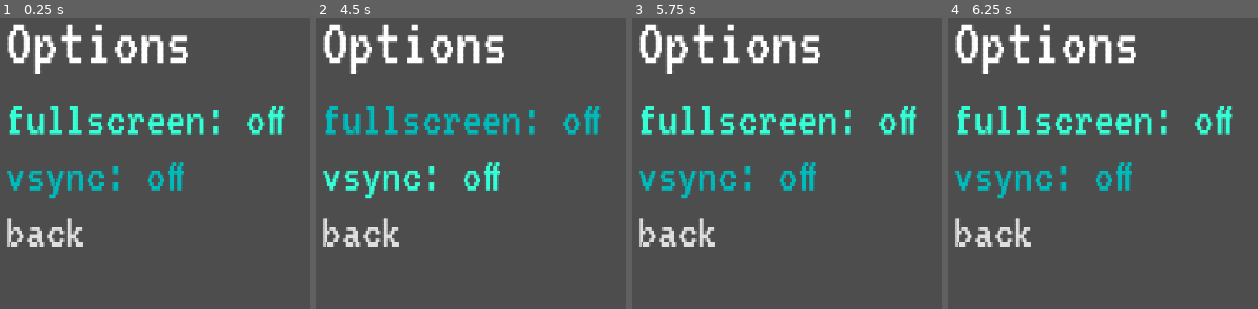
Above: before the commit, frames 1-4 (left to right).
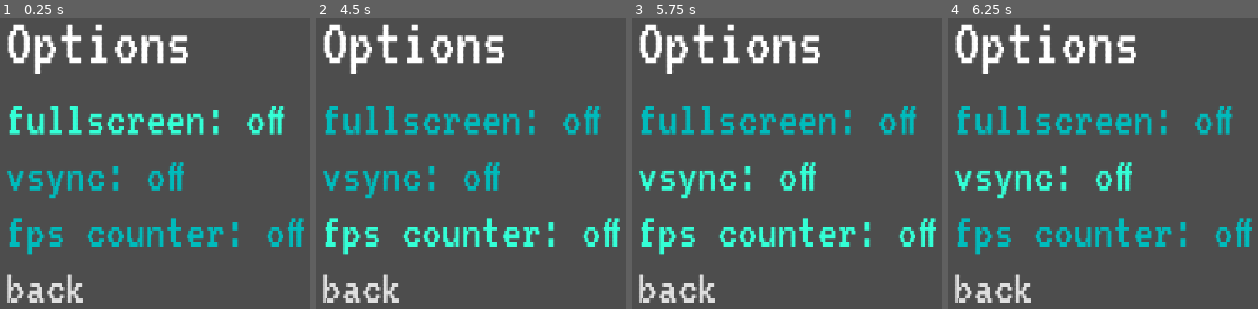
Above: after the commit, the same moments.

Repository: itstntcraft123/small-guy-big-guy
Game: Godot game, scene res://scenes/options_menu.tscn
The game is run twice, just before and just after one commit, with the same random seed, the same clock (stepped at 60 frames per second) and the same inputs. This scene is started directly instead of the project's main scene.
Inputs (mouse positions are in pixels of both pictures, inside the frame that each line leads up to):
- Up to frame 1 (0.25 s): no input
- Up to frame 2 (4.5 s): click "vsync: off" at 0.5 s; click "vsync: on" (after the commit: "vsync: off") at 1.25 s; click (495, 230) at 2 s, where only the run after the commit has a clickable "fps counter: off"; click (495, 230) at 2.75 s, where only the run after the commit has a clickable "fps counter: on"; click "back" at 3.5 s; move the mouse to (outside the picture) at 4.27 s; hold D (small_right) from 4.28 s (still down); tap Alt at 4.35 s; click (outside the picture) at 4.42 s
- Up to frame 3 (5.75 s): keep holding D (small_right); tap W (small_jump) at 4.52, 5.27 s; move the mouse to (836, 221) at 5.02 s; tap Shift at 5.1 s
- Up to frame 4 (6.25 s): move the mouse to (outside the picture) at 5.77 s; release D (small_right) at 5.78 s; hold A (small_left) from 5.78 s (still down); tap Alt at 5.85 s

The runs differ from the first frame. In frame 1, 4.7% of the frame differs, in the area x 2-99%, y 68-98%; in frame 2, 6.5%; in frame 3, 9.5%, in the area x 2-99%, y 30-98%; in frame 4, 9.3%.
Error before the commit: Invalid call. Nonexistent function 'unhide' in base 'Window'. (res://scripts/options_menu.gd:29)
Error after the commit: Invalid call. Nonexistent function 'unhide' in base 'Window'. (res://scripts/options_menu.gd:36)

Commit message:
fix broken vsync btn state; add fps counter fps counter can be enabled in options

Diff:
--- a/scenes/game.tscn
+++ b/scenes/game.tscn
@@ -6,6 +6,7 @@
 [ext_resource type="TileSet" uid="uid://d1cv7dwf6x5r5" path="res://sprites/autotile/tileplaceholder13tile-autotile.tres" id="5_iywne"]
 [ext_resource type="Script" uid="uid://c34kn6cj0d2w1" path="res://scripts/camera.gd" id="5_p57ef"]
 [ext_resource type="PackedScene" uid="uid://cd3arwj17sxly" path="res://scenes/spike.tscn" id="6_p57ef"]
+[ext_resource type="Theme" uid="uid://doesdkf2iqydn" path="res://theme.tres" id="7_u5sy4"]
 
 [node name="Game" type="Node2D" unique_id=2126916218]
 script = ExtResource("1_yqjtg")
@@ -22,8 +23,6 @@
 jump_velocity = -300.0
 size_scale = 2.0
 weight = 2.0
-
-[node name="CanvasLayer" type="CanvasLayer" parent="." unique_id=371086613]
 
 [node name="TileMapLayer" type="TileMapLayer" parent="." unique_id=752737559]
 texture_filter = 1
@@ -43,3 +42,23 @@
 
 [node name="Spike3" parent="." unique_id=1348853029 instance=ExtResource("6_p57ef")]
 position = Vector2(1296, 528)
+
+[node name="CanvasLayer" type="CanvasLayer" parent="." unique_id=371086613]
+
+[node name="Theme" type="Control" parent="CanvasLayer" unique_id=1341032163]
+layout_mode = 3
+anchors_preset = 15
+anchor_right = 1.0
+anchor_bottom = 1.0
+grow_horizontal = 2
+grow_vertical = 2
+theme = ExtResource("7_u5sy4")
+
+[node name="FPS" type="Label" parent="CanvasLayer/Theme" unique_id=642936865]
+visible = false
+layout_mode = 0
+offset_top = -5.0
+offset_right = 89.0
+offset_bottom = 28.0
+theme_override_font_sizes/font_size = 32
+text = "FPS: 60"
--- a/scenes/options_menu.tscn
+++ b/scenes/options_menu.tscn
@@ -40,6 +40,14 @@
 text = "vsync: off"
 alignment = 0
 
+[node name="FPSCounter" type="Button" parent="VBoxContainer/SelectMenu" unique_id=1568388223]
+custom_maximum_size = Vector2(500, -1)
+layout_mode = 2
+theme_type_variation = &"ToggleButton"
+toggle_mode = true
+text = "fps counter: off"
+alignment = 0
+
 [node name="Back" type="Button" parent="VBoxContainer/SelectMenu" unique_id=56632280]
 custom_maximum_size = Vector2(250, -1)
 layout_mode = 2
--- a/scripts/game.gd
+++ b/scripts/game.gd
@@ -15,4 +15,8 @@
 	pass
 
 func _process(_delta: float) -> void:
-	pass
+	if Settings.fps_on:
+		$CanvasLayer/Theme/FPS.show()
+		$CanvasLayer/Theme/FPS.text = "fps: " + str(Engine.get_frames_per_second())
+	else:
+		$CanvasLayer/Theme/FPS.hide()
--- a/scripts/options_menu.gd
+++ b/scripts/options_menu.gd
@@ -1,7 +1,11 @@
 extends MarginContainer
+class_name Settings
 
 @onready var fullscreen_btn: Button = $VBoxContainer/SelectMenu/Fullscreen
 @onready var vsync_btn: Button = $VBoxContainer/SelectMenu/Vsync
+@onready var fps_btn: Button = $VBoxContainer/SelectMenu/FPSCounter
+
+static var fps_on := false
 
 func _ready() -> void:
 	pass
@@ -9,6 +13,10 @@
 func _process(_delta: float) -> void:
 	fullscreen_btn.text = "fullscreen: on" if _is_fullscreen() else "fullscreen: off"
 	fullscreen_btn.set_pressed_no_signal(_is_fullscreen())
+	vsync_btn.text = "vsync: on" if DisplayServer.window_get_vsync_mode() else "vsync: off"
+	vsync_btn.set_pressed_no_signal(DisplayServer.window_get_vsync_mode())
+	fps_btn.text = "fps counter: on" if fps_on else "fps counter: off"
+	fps_btn.set_pressed_no_signal(fps_on)
 
 func _on_select_menu_button_selected(item: Button) -> void:
 	match item.name:
@@ -20,11 +28,10 @@
 		"Vsync":
 			if !vsync_btn.button_pressed:
 				DisplayServer.window_set_vsync_mode(DisplayServer.VSYNC_DISABLED)
-				vsync_btn.text = "vsync: off"
 			else:
 				DisplayServer.window_set_vsync_mode(DisplayServer.VSYNC_ENABLED)
-				vsync_btn.text = "vsync: on"
-
+		"FPSCounter":
+			fps_on = fps_btn.button_pressed
 		"Back":
 			get_parent().unhide()
 			queue_free()
